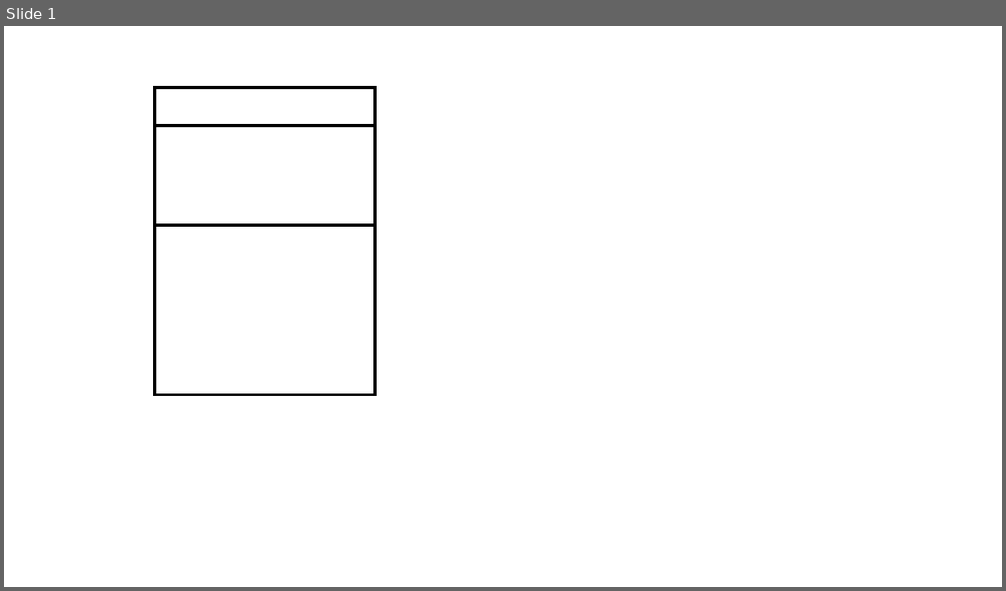
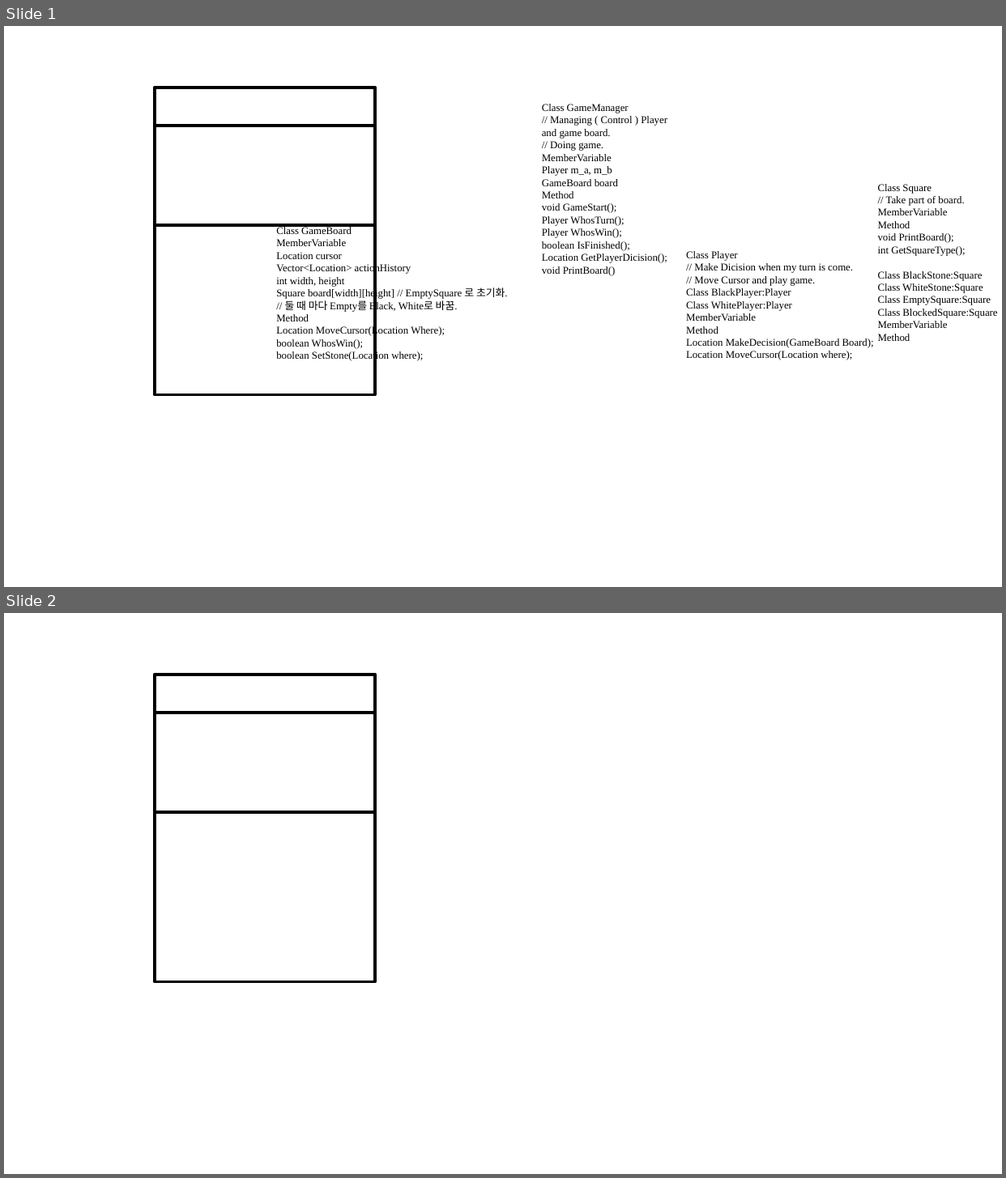
Before and after one commit to sshrik/OmokAI, a slide deck: Class Diagram.pptx. Shown one above the other, each under a label of ours: slide 1 before the commit, slides 1 and 2 after it. The pictures are 1006x591 and 1006x1178 pixels, drawn with LibreOffice and Linux fonts; fonts in the diff are those of the drawing. Boxes give left, top, right and bottom in pixels: in the first picture for what was removed or moved away, otherwise in the second. Text is boxed around its words. In the diff, an @@ line names an element or a change of style, - is before the commit and + after.

Commit message:
Class Diagram Modified.
Class Diagram Modified.

```diff
--- a/Class Diagram.pptx
+++ b/Class Diagram.pptx
@@ slide 1 added at (4,26,1002,587), background #FFFFFF @@
@@ rectangle added at (155,88,374,126), outline #000000 3 pt @@
@@ text added at (542,104,667,276), 10 pt, text #000000 @@
+Class GameManager
+// Managing ( Control ) Player and game board.
+// Doing game.
+MemberVariable
+Player m_a, m_b
+GameBoard board
+Method
+void GameStart();
+Player WhosTurn();
+Player WhosWin();
+boolean IsFinished();
+Location GetPlayerDicision();
+void PrintBoard()
@@ rectangle added at (155,126,374,225), outline #000000 3 pt @@
@@ text added at (878,184,997,341), 10 pt, text #000000 @@
+Class Square
+// Take part of board.
+MemberVariable
+Method
+void PrintBoard();
+int GetSquareType();
+Class BlackStone:Square
+Class WhiteStone:Square
+Class EmptySquare:Square
+Class BlockedSquare:Square
+MemberVariable
+Method
@@ rectangle added at (155,226,374,395), outline #000000 3 pt @@
@@ text added at (276,226,508,361), 10 pt, text #000000 @@
+Class GameBoard
+MemberVariable
+Location cursor
+Vector<Location> actionHistory
+int width, height
+Square board[width][height] // EmptySquare 로 초기화.
+// 둘 때 마다 Empty를 Black, White로 바꿈.
+Method
+Location MoveCursor(Location Where);
+boolean WhosWin();
+boolean SetStone(Location where);
@@ text added at (686,251,874,361), 10 pt, text #000000 @@
+Class Player
+// Make Dicision when my turn is come.
+// Move Cursor and play game.
+Class BlackPlayer:Player
+Class WhitePlayer:Player
+MemberVariable
+Method
+Location MakeDecision(GameBoard Board);
+Location MoveCursor(Location where);
@@ what was slide 1 is now slide 2 @@
```
Also in this commit, not shown: 1 other file.
